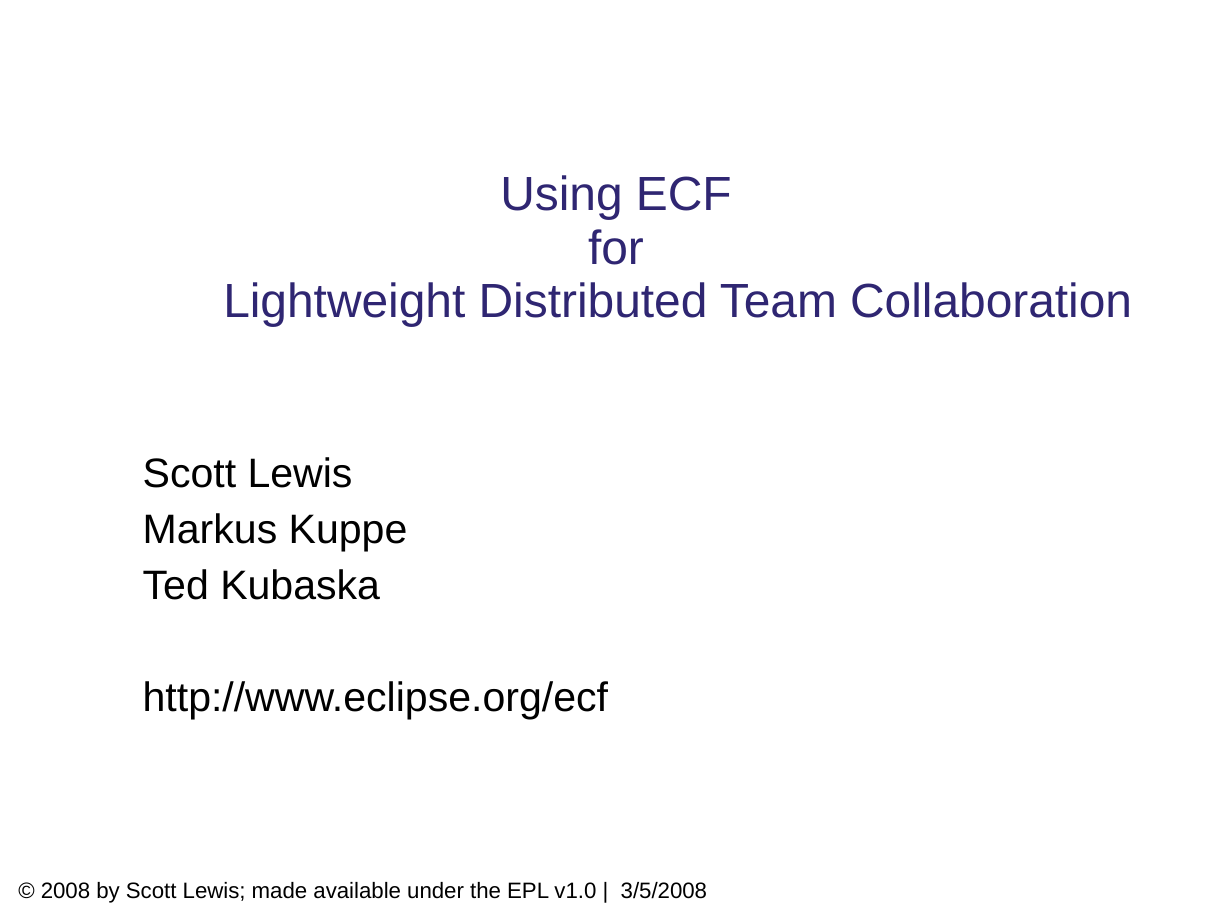
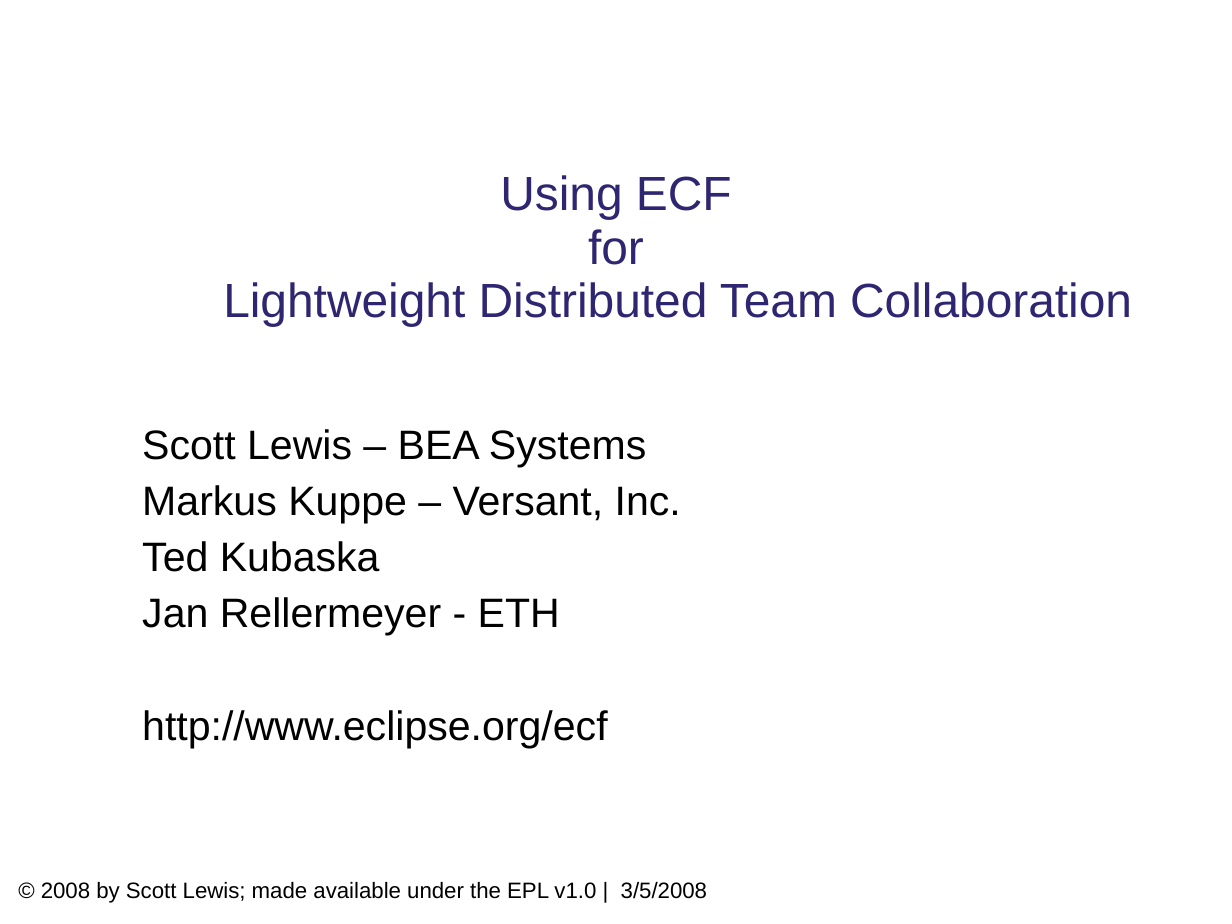
Before and after one commit to eclipse/ecf-website, a slide deck: slide 1 of presentations/eclipsecon2008/longtalk134/ecf_eclipsecon2008_134.ppt. Drawn at 1232x924 pixels with LibreOffice and Linux fonts; fonts in the diff are those of the drawing; background and template pictures are left out. Boxes give left, top, right and bottom in pixels: in the first picture for what was removed or moved away, otherwise in the second. Text is boxed around its words. In the diff, an @@ line names an element or a change of style, - is before the commit and + after.

```diff
--- a/presentations/eclipsecon2008/longtalk134/ecf_eclipsecon2008_134.ppt
+++ b/presentations/eclipsecon2008/longtalk134/ecf_eclipsecon2008_134.ppt
@@ subtitle "Scott Lewis – BEA Systems": place and size @@
-subtitle "Scott Lewis – BEA Systems" at <box>143,457,608,720</box>
+subtitle "Scott Lewis – BEA Systems" at <box>142,429,681,748</box>
@@ subtitle at <box>142,429,681,523</box>: text changed @@
-  Scott Lewis
-  Markus Kuppe
+  Scott Lewis – BEA Systems
+  Markus Kuppe – Versant, Inc.
@@ subtitle at <box>142,541,607,748</box>: indent changed @@
@@ subtitle at <box>142,597,560,636</box>: paragraph added @@
+  Jan Rellermeyer - ETH
```
Also in this commit, not shown: 11 other slides changed, 1 other file.
